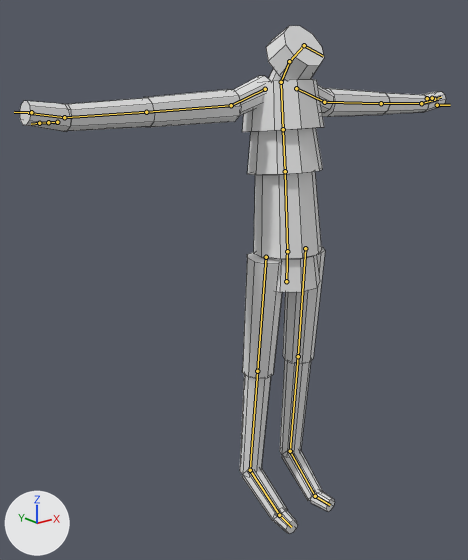
An edit to the FBX model WhipItUp-Blender/exports/WhipAnim_Body.fbx, drawn before and after from the same camera.
Camera for both pictures: a camera (50 mm lens) standing at (-1.66, -1.73, 1.74) and looking at (-0.14, 0.18, 0.98). Every picture has the same lights, and +X, +Y and +Z are marked at lower left. The first picture is the older version. The bones that change, and the others that lie on the model, are drawn over the model as lines. Mesh edges are drawn as thin lines.

The first picture shows 'BodyProxy'.
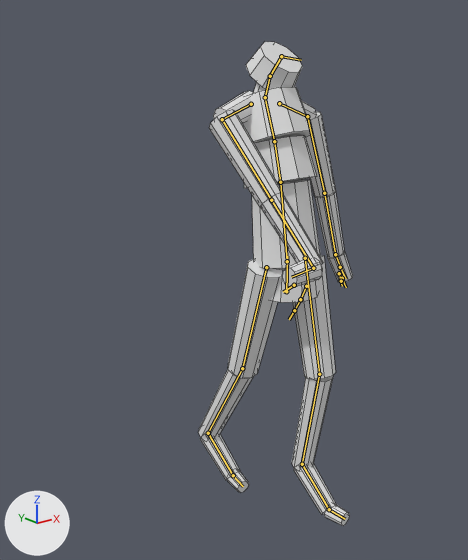
The newer file adds an action. The first version stands in its rest pose; the second is drawn at frame 12 of the action 'ValheimPlayer|Body_W3_Overhand'.

The change in detail:
Bone 'Hips' (bone_hips) moves from (0.0, 0.0, 0.0) to (0.0, -0.04, 0.0).
Bone 'Hips' (bone_hips) turns from (0, 0, 0) to (0, 2, 0) degrees about its own x, y and z.
Bone 'Spine' (bone_spine) turns from (0, 0, 0) to (-4, 1, 0) degrees about its own x, y and z.
Bone 'Spine1' (bone_spine1) turns from (0, 0, 0) to (-5, 1, 0) degrees about its own x, y and z.
Bone 'Spine2' (bone_spine2) turns from (0, 0, 0) to (-5, 1, 0) degrees about its own x, y and z.
Bone 'LeftArm' (bone_leftarm) turns from (0, 0, 0) to (-68, 15, -3) degrees about its own x, y and z.
Bone 'LeftForeArm' (bone_leftforearm) turns from (0, 0, 0) to (-10, 23, -9) degrees about its own x, y and z.
Bone 'RightArm' (bone_rightarm) turns from (0, 0, 0) to (-67, 7, 85) degrees about its own x, y and z.
Bone 'RightHand' (bone_righthand) turns from (0, 0, 0) to (-6, -31, -93) degrees about its own x, y and z.
Bone 'LeftUpLeg' (bone_leftupleg) turns from (0, 0, 0) to (-16, 0, 0) degrees about its own x, y and z.
Bone 'LeftLeg' (bone_leftleg) turns from (0, 0, 0) to (22, 0, 0) degrees about its own x, y and z.
Bone 'LeftFoot' (bone_leftfoot) turns from (0, 0, 0) to (-6, 0, 1) degrees about its own x, y and z.
Bone 'RightUpLeg' (bone_rightupleg) turns from (0, 0, 0) to (12, 0, -1) degrees about its own x, y and z.
Bone 'RightLeg' (bone_rightleg) turns from (0, 0, 0) to (14, 0, -1) degrees about its own x, y and z.
Bone 'RightFoot' (bone_rightfoot) turns from (0, 0, 0) to (-20, -2, -3) degrees about its own x, y and z.

What differs and where, as boxes [x1, y1, x2, y2] in the pictures (468 x 560 px):
'BodyProxy', posed (63% narrower)
    before: [20, 26, 446, 534]
    after: [198, 42, 353, 526]
bone 'Hips', root to tip
    before: (286, 281) to (287, 245)
    after: (286, 291) to (287, 256)
bone 'Spine', root to tip
    before: (287, 251) to (285, 171)
    after: (287, 261) to (280, 182)
bone 'Spine1', root to tip
    before: (285, 171) to (283, 129)
    after: (280, 182) to (274, 141)
bone 'Spine2', root to tip
    before: (283, 129) to (281, 82)
    after: (274, 141) to (265, 98)
bone 'LeftArm', root to tip
    before: (324, 102) to (381, 103)
    after: (307, 116) to (324, 193)
bone 'LeftForeArm', root to tip
    before: (381, 103) to (421, 103)
    after: (324, 193) to (335, 254)
bone 'RightArm', root to tip
    before: (231, 105) to (146, 112)
    after: (222, 119) to (271, 200)
bone 'RightHand', root to tip
    before: (64, 117) to (28, 113)
    after: (313, 268) to (291, 277)
bone 'LeftUpLeg', root to tip
    before: (305, 248) to (298, 356)
    after: (305, 258) to (319, 374)
bone 'LeftLeg', root to tip
    before: (298, 356) to (290, 451)
    after: (319, 374) to (302, 464)
bone 'LeftFoot', root to tip
    before: (290, 451) to (315, 496)
    after: (302, 464) to (329, 509)
bone 'RightUpLeg', root to tip
    before: (266, 257) to (257, 371)
    after: (266, 267) to (242, 368)
bone 'RightLeg', root to tip
    before: (257, 371) to (250, 470)
    after: (242, 368) to (208, 433)
bone 'RightFoot', root to tip
    before: (250, 470) to (279, 515)
    after: (208, 433) to (233, 475)
